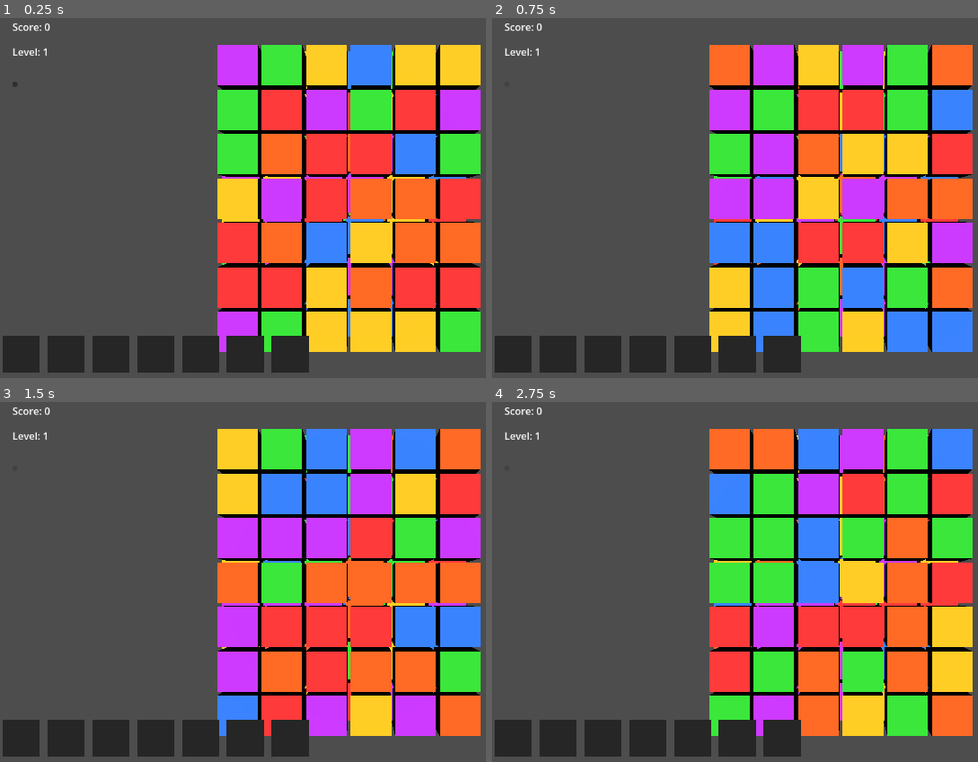
Above: before the commit, frames 1-4 (two rows, left to right).
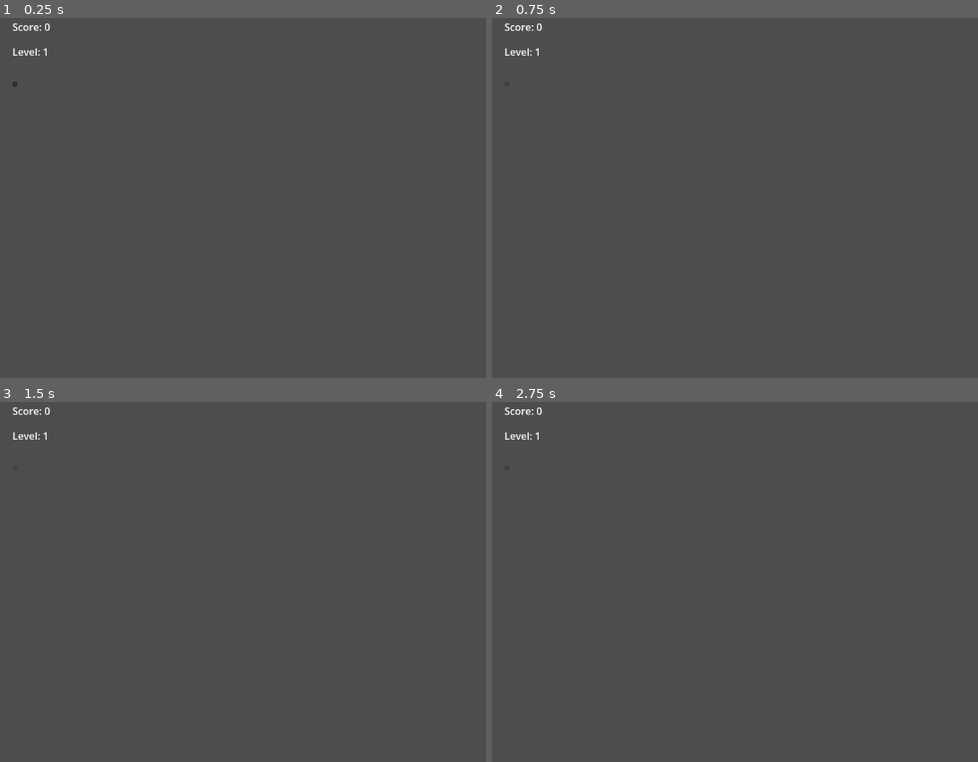
Above: after the commit, the same moments.

Repository: rochanehurst/TripleSort
Game: Godot game, scene res://scenes/core/GameScene.tscn
The game is run twice, just before and just after one commit, with the same random seed, the same clock (stepped at 60 frames per second) and the same inputs.
Inputs (mouse positions are in pixels of both pictures, inside the frame that each line leads up to):
- Up to frame 1 (0.25 s): no input
- Up to frame 2 (0.75 s): click (506, 82) at 0.5 s
- Up to frame 3 (1.5 s): click (14, 466) at 1.25 s
- Up to frame 4 (2.75 s): click (506, 466) at 2 s

The runs differ from the first frame. In frame 1, 51% of the frame differs, in the area x 0-99%, y 7-99%; in frame 2, 51%; in frame 3, 51%; in frame 4, 51%.

Commit message:
Refactor: remove SlotBar, prep for shelf-based drag mechanic

Diff:
--- a/scenes/core/GameScene.tscn
+++ b/scenes/core/GameScene.tscn
@@ -2,7 +2,6 @@
 
 [ext_resource type="Script" uid="uid://bbquj64t5c55i" path="res://scripts/core/GameScene.gd" id="1_7b45w"]
 [ext_resource type="PackedScene" uid="uid://bvbqrnl8bj4dp" path="res://scenes/core/Board.tscn" id="2_bs5yt"]
-[ext_resource type="PackedScene" uid="uid://bpiuffeau3g5y" path="res://scenes/core/SlotBar.tscn" id="3_ij4fv"]
 [ext_resource type="PackedScene" uid="uid://d0efv41km3djc" path="res://scenes/core/GameManager.tscn" id="4_0oerv"]
 [ext_resource type="PackedScene" uid="uid://c4c4y53x3sk3s" path="res://scenes/objects/MatchObject.tscn" id="5_bs5yt"]
 [ext_resource type="PackedScene" uid="uid://bvu4oqw00cpae" path="res://scenes/ui/HUD.tscn" id="6_ij4fv"]
@@ -12,8 +11,6 @@
 
 [node name="Board" parent="." unique_id=1957956289 instance=ExtResource("2_bs5yt")]
 
-[node name="SlotBar" parent="." unique_id=1628408326 instance=ExtResource("3_ij4fv")]
-
 [node name="GameManager" parent="." unique_id=707595076 instance=ExtResource("4_0oerv")]
 match_object_scene = ExtResource("5_bs5yt")
 
--- /dev/null
+++ b/scenes/core/ShelfUnit.tscn
@@ -0,0 +1,8 @@
+[gd_scene format=3 uid="uid://exv8ur1yl472"]
+
+[ext_resource type="Script" uid="uid://t70kf05doq72" path="res://scripts/core/ShelfUnit.gd" id="1_qj2op"]
+
+[node name="ShelfUnit" type="Node3D" unique_id=1386829052]
+script = ExtResource("1_qj2op")
+
+[node name="SlotsContainer" type="Node3D" parent="." unique_id=1278067937]
--- a/scenes/core/SlotBar.tscn
+++ b/scenes/core/SlotBar.tscn
@@ -1,6 +1,67 @@
 [gd_scene format=3 uid="uid://bpiuffeau3g5y"]
 
-[ext_resource type="Script" uid="uid://u7le673qmxut" path="res://scripts/core/SlotBar.gd" id="1_nipsh"]
+[sub_resource type="GDScript" id="GDScript_oarhh"]
+script/source = "extends Control
+
+const MAX_SLOTS: int = 7
+var slots: Array = []
+
+@onready var hbox: HBoxContainer = $HBoxContainer
+
+signal slots_updated(slots: Array)
+
+func _ready() -> void:
+	EventBus.object_tapped.connect(_on_object_tapped)
+	_rebuild_visual()
+
+func _on_object_tapped(obj) -> void:
+	add_to_slots(obj.type_id)
+
+func add_to_slots(type_id: String) -> void:
+	slots.append(type_id)
+	_check_for_match(type_id)
+	if slots.size() >= MAX_SLOTS:
+		EventBus.slots_full.emit()
+	_rebuild_visual()
+
+func _check_for_match(type_id: String) -> void:
+	if slots.count(type_id) >= 3:
+		_clear_matches(type_id)
+
+func _clear_matches(type_id: String) -> void:
+	var removed = 0
+	while removed < 3:
+		var idx = slots.find(type_id)
+		if idx == -1:
+			break
+		slots.remove_at(idx)
+		removed += 1
+	EventBus.match_found.emit(type_id)
+	GameState.add_score(100)
+
+func _rebuild_visual() -> void:
+	for child in hbox.get_children():
+		child.queue_free()
+	for i in MAX_SLOTS:
+		var panel = ColorRect.new()
+		panel.custom_minimum_size = Vector2(60, 60)
+		if i < slots.size():
+			panel.color = Color(0.2, 0.8, 0.4)  # filled = green
+		else:
+			panel.color = Color(0.15, 0.15, 0.15)  # empty = dark
+		var margin = MarginContainer.new()
+		margin.add_theme_constant_override(\"margin_left\", 4)
+		margin.add_theme_constant_override(\"margin_right\", 4)
+		margin.add_child(panel)
+		hbox.add_child(margin)
+
+func is_full() -> bool:
+	return slots.size() >= MAX_SLOTS
+
+func reset() -> void:
+	slots.clear()
+	_rebuild_visual()
+"
 
 [node name="SlotBar" type="Control" unique_id=1628408326]
 custom_minimum_size = Vector2(0, 120)
@@ -11,7 +72,7 @@
 anchor_bottom = 1.0
 grow_horizontal = 2
 grow_vertical = 0
-script = ExtResource("1_nipsh")
+script = SubResource("GDScript_oarhh")
 
 [node name="HBoxContainer" type="HBoxContainer" parent="." unique_id=1911318600]
 layout_mode = 0
--- a/scripts/core/GameManager.gd
+++ b/scripts/core/GameManager.gd
@@ -3,30 +3,17 @@
 @export var match_object_scene: PackedScene
 
 var _board: Node3D
-var _slot_bar
 
 func _ready() -> void:
 	EventBus.level_completed.connect(_on_level_completed)
 	EventBus.level_failed.connect(_on_level_failed)
 
-func setup(board: Node3D, slot_bar) -> void:
+func setup(board: Node3D) -> void:
 	_board = board
-	_slot_bar = slot_bar
 
 func start_level() -> void:
 	GameState.reset_for_level()
-	_slot_bar.reset()
 	_board.clear_board()
-
-	# Build guaranteed-matchable type list for 6x7x3 = 126 slots
-	# 126 / 3 = 42 sets of 3, using 6 types = 7 sets per type
-	var type_ids = []
-	var types = ["type_a", "type_b", "type_c", "type_d", "type_e", "type_f"]
-	for t in types:
-		for i in 21:  # 21 × 3 = 63 per half, but we need 126 total / 6 types = 21 each
-			type_ids.append(t)
-	type_ids.shuffle()
-	_board.spawn_objects(match_object_scene, type_ids)
 	EventBus.level_started.emit()
 
 func _on_level_completed() -> void:
--- a/scripts/core/GameScene.gd
+++ b/scripts/core/GameScene.gd
@@ -1,10 +1,7 @@
 extends Node
 
 @onready var board: Node3D = $Board
-@onready var slot_bar = $SlotBar
 @onready var game_manager = $GameManager
 
 func _ready() -> void:
-	game_manager.setup(board, slot_bar)
-	game_manager.start_level()
-	print("Active camera: ", get_viewport().get_camera_3d())
+	game_manager.setup(board)
--- /dev/null
+++ b/scripts/core/ShelfUnit.gd
@@ -0,0 +1,61 @@
+extends Node3D
+
+const SLOTS_PER_ROW: int = 6
+const ROW_COUNT: int = 3
+const SLOT_SIZE: float = 1.1
+
+var depth_index: int = 0      # 0 = front, 1 = back, etc.
+var slots: Array = []         # 2D array [row][col] of slot data
+
+@onready var slots_container: Node3D = $SlotsContainer
+
+func setup(depth: int) -> void:
+	depth_index = depth
+	slots.clear()
+	for row in ROW_COUNT:
+		var row_data = []
+		for col in SLOTS_PER_ROW:
+			row_data.append(null)
+		slots.append(row_data)
+
+func get_slot_world_position(row: int, col: int) -> Vector3:
+	var x = (col - (SLOTS_PER_ROW / 2.0) + 0.5) * SLOT_SIZE
+	var y = -(row - (ROW_COUNT / 2.0) + 0.5) * SLOT_SIZE
+	var z = 0.0
+	return global_position + Vector3(x, y, z)
+
+func place_object(obj, row: int, col: int) -> void:
+	slots[row][col] = obj
+	obj.grid_row = row
+	obj.grid_col = col
+	obj.current_shelf = self
+
+func remove_object(row: int, col: int) -> void:
+	slots[row][col] = null
+
+func is_slot_empty(row: int, col: int) -> bool:
+	return slots[row][col] == null
+
+func get_object(row: int, col: int):
+	return slots[row][col]
+
+func check_matches() -> void:
+	for row in ROW_COUNT:
+		for col in range(SLOTS_PER_ROW - 2):
+			var a = slots[row][col]
+			var b = slots[row][col + 1]
+			var c = slots[row][col + 2]
+			if a != null and b != null and c != null:
+				if a.type_id == b.type_id and b.type_id == c.type_id:
+					_clear_match(row, col)
+					return
+
+func _clear_match(row: int, start_col: int) -> void:
+	for col in range(start_col, start_col + 3):
+		var obj = slots[row][col]
+		if obj != null:
+			slots[row][col] = null
+			obj.play_match_animation()
+	EventBus.match_found.emit(slots[row][start_col].type_id if slots[row][start_col] else "")
+	GameState.add_score(100)
+	EventBus.emit_signal("board_changed")
--- a/scripts/core/SlotBar.gd
+++ /dev/null
@@ -1,60 +0,0 @@
-extends Control
-
-const MAX_SLOTS: int = 7
-var slots: Array = []
-
-@onready var hbox: HBoxContainer = $HBoxContainer
-
-signal slots_updated(slots: Array)
-
-func _ready() -> void:
-	EventBus.object_tapped.connect(_on_object_tapped)
-	_rebuild_visual()
-
-func _on_object_tapped(obj) -> void:
-	add_to_slots(obj.type_id)
-
-func add_to_slots(type_id: String) -> void:
-	slots.append(type_id)
-	_check_for_match(type_id)
-	if slots.size() >= MAX_SLOTS:
-		EventBus.slots_full.emit()
-	_rebuild_visual()
-
-func _check_for_match(type_id: String) -> void:
-	if slots.count(type_id) >= 3:
-		_clear_matches(type_id)
-
-func _clear_matches(type_id: String) -> void:
-	var removed = 0
-	while removed < 3:
-		var idx = slots.find(type_id)
-		if idx == -1:
-			break
-		slots.remove_at(idx)
-		removed += 1
-	EventBus.match_found.emit(type_id)
-	GameState.add_score(100)
-
-func _rebuild_visual() -> void:
-	for child in hbox.get_children():
-		child.queue_free()
-	for i in MAX_SLOTS:
-		var panel = ColorRect.new()
-		panel.custom_minimum_size = Vector2(60, 60)
-		if i < slots.size():
-			panel.color = Color(0.2, 0.8, 0.4)  # filled = green
-		else:
-			panel.color = Color(0.15, 0.15, 0.15)  # empty = dark
-		var margin = MarginContainer.new()
-		margin.add_theme_constant_override("margin_left", 4)
-		margin.add_theme_constant_override("margin_right", 4)
-		margin.add_child(panel)
-		hbox.add_child(margin)
-
-func is_full() -> bool:
-	return slots.size() >= MAX_SLOTS
-
-func reset() -> void:
-	slots.clear()
-	_rebuild_visual()
Not shown, added: scripts/core/ShelfUnit.gd.uid
Not shown, removed: scripts/core/SlotBar.gd.uid
